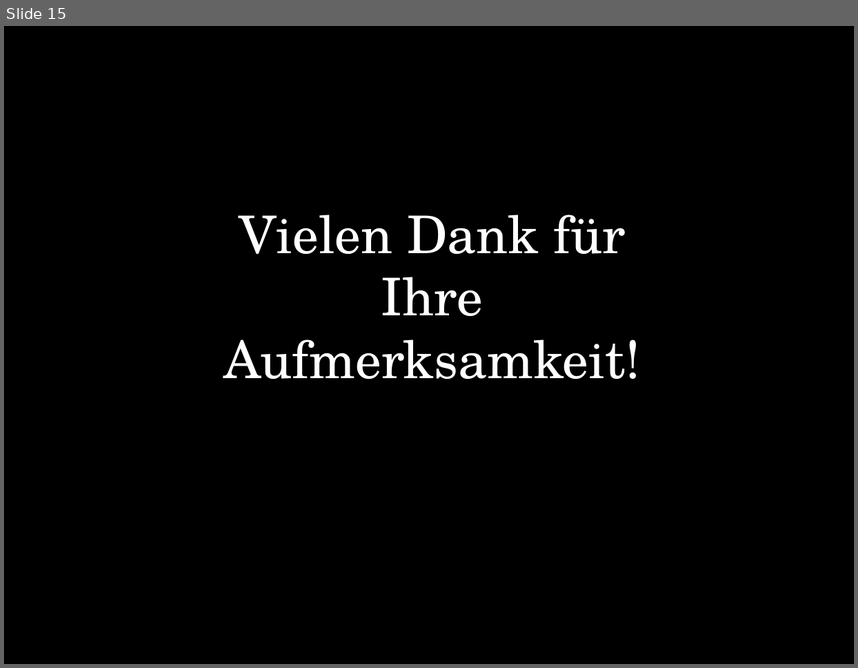
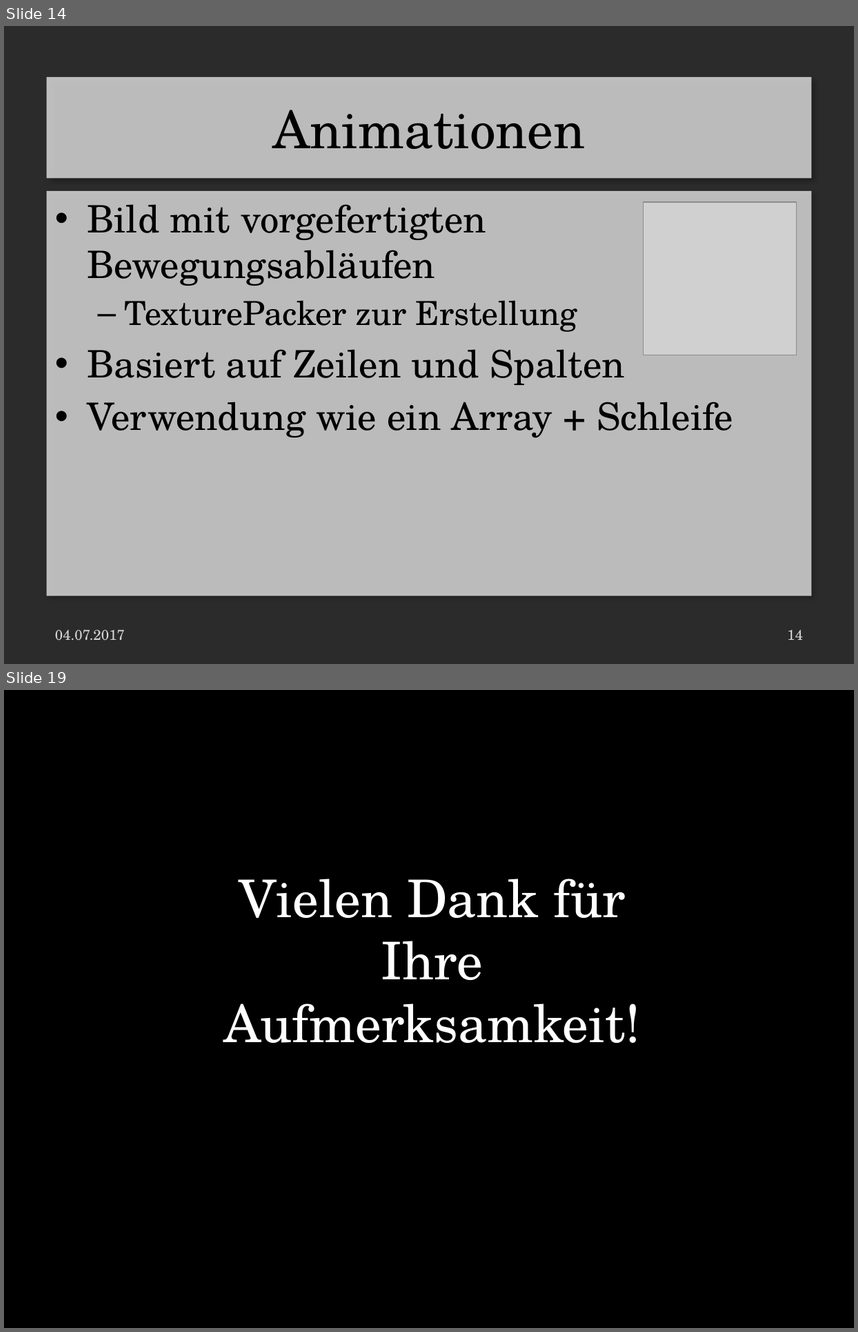
Before and after one commit to LaurenzGebauer/ElementTD, a slide deck: svn/JG16S17P06/trunk/Documentation/ProjectDocumentation/Presentation.pptx. Shown one above the other, each under a label of ours: slide 15 before the commit, slides 14 and 19 after it; the slides between them are not shown. The pictures are 858x668 and 858x1332 pixels, drawn with LibreOffice and Linux fonts; fonts in the diff are those of the drawing; grey boxes stand for pictures; background and template pictures are left out; a plain dark background stands for a picture behind light text. Boxes give left, top, right and bottom in pixels: in the first picture for what was removed or moved away, otherwise in the second. Text is boxed around its words. In the diff, an @@ line names an element or a change of style, - is before the commit and + after.

```diff
--- a/svn/JG16S17P06/trunk/Documentation/ProjectDocumentation/Presentation.pptx
+++ b/svn/JG16S17P06/trunk/Documentation/ProjectDocumentation/Presentation.pptx
@@ slide 14 added at <box>4,26,854,664</box>, background picture (left out) @@
@@ title added at <box>47,77,811,178</box>, fill #FFFFFF at 70% opacity, 44 pt, text #000000 @@
+Animationen
@@ text added at <box>47,191,811,595</box>, fill #FFFFFF at 70% opacity, 32 pt, text #000000 @@
+• Bild mit vorgefertigten Bewegungsabläufen
+  – TexturePacker zur Erstellung
+• Basiert auf Zeilen und Spalten
+• Verwendung wie ein Array + Schleife
@@ picture added at <box>643,202,796,355</box> @@
@@ text added at <box>55,629,125,640</box>, 12 pt, text #D9D9D9 @@
+04.07.2017
@@ page number added at <box>787,629,803,639</box>, 12 pt, text #D9D9D9 @@
+14
@@ what was slide 15 is now slide 19 @@
```
Also in this commit, not shown: 13 slides changed, 3 other slides added, 4 other files.
